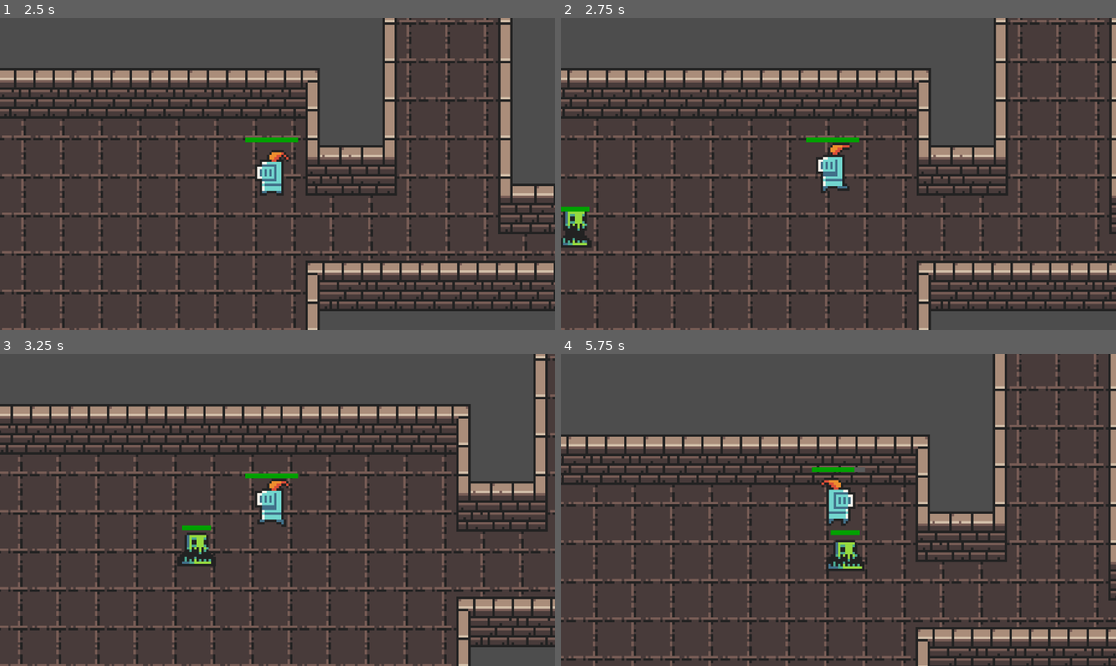
Above: before the commit, frames 1-4 (two rows, left to right).
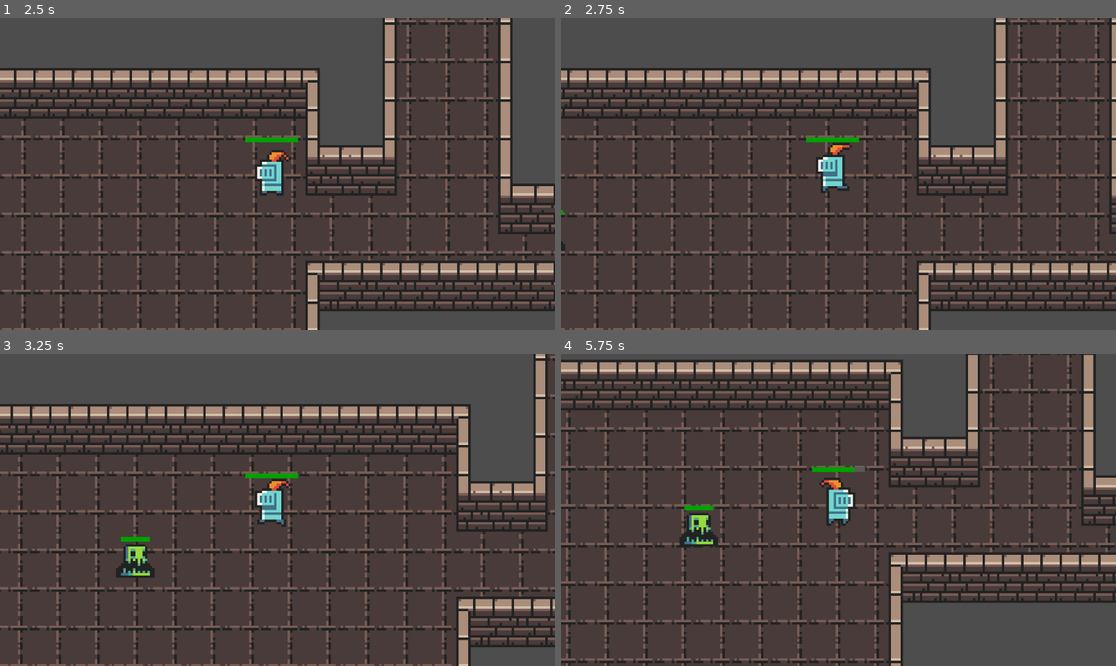
Above: after the commit, the same moments.

Repository: the-random-1/first-godot-game
Game: Godot game, scene res://scenes/main.tscn
Same seed, same stepped clock (60 frames per second), same inputs: the game is played once before the commit and once after it.
Inputs (mouse positions are in pixels of both pictures, inside the frame that each line leads up to):
- Up to frame 1 (2.5 s): move the mouse to (249, 236) at 0.52 s; hold Space (attack) 0.53-1.28 s; hold W (move_up) 0.53-2.03 s; move the mouse to (444, 220) at 1.27 s; tap E (interact) at 1.35 s; move the mouse to (111, 127) at 2.02 s; hold A (move_left) from 2.03 s (still down); hold Space (attack) from 2.03 s (still down)
- Up to frame 2 (2.75 s): keep holding A (move_left); keep holding Space (attack)
- Up to frame 3 (3.25 s): keep holding A (move_left); move the mouse to (305, 510) at 2.77 s; release Space (attack) at 2.78 s; tap E (interact) at 2.85 s
- Up to frame 4 (5.75 s): move the mouse to (755, 432) at 3.52 s; release A (move_left) at 3.53 s; hold S (move_down) 3.53-4.28 s; hold Space (attack) 3.53-4.28 s; move the mouse to (960, 494) at 4.27 s; hold D (move_right) 4.28-5.03 s; tap E (interact) at 4.35 s; move the mouse to (727, 525) at 5.02 s; hold W (move_up) from 5.03 s (still down); hold Space (attack) from 5.03 s (still down)

Frame 1 is identical in both runs. In frame 2, 0.6% of the frame differs, in the area x 0-6%, y 60-75%; in frame 3, 1.2%; in frame 4, 44%, in the area x 0-100%, y 0-100%.

Commit message:
fix slime jump (almost)

Diff:
--- a/3rd project/cool-game/scenes/slime.tscn
+++ b/3rd project/cool-game/scenes/slime.tscn
@@ -64,9 +64,6 @@
 }, {
 "frames": [{
 "duration": 1.0,
-"texture": SubResource("AtlasTexture_fd6lc")
-}, {
-"duration": 1.0,
 "texture": SubResource("AtlasTexture_a02ik")
 }],
 "loop": false,
@@ -109,7 +106,7 @@
 
 [node name="AnimatedSprite2D" type="AnimatedSprite2D" parent="." unique_id=1447308804]
 sprite_frames = SubResource("SpriteFrames_pu8ps")
-animation = &"stunned"
+animation = &"jump"
 
 [node name="CollisionShape2D" type="CollisionShape2D" parent="." unique_id=2065690859]
 visible = false
--- a/3rd project/cool-game/scripts/slime.gd
+++ b/3rd project/cool-game/scripts/slime.gd
@@ -2,8 +2,7 @@
 class_name Slime
 
 var wasinchase := false
-var jumpwindup := false
-var jumpspeed := 20.0
+var jumpspeed := 100.0
 
 signal slimehit(dmg: float)
 
@@ -27,7 +26,7 @@
 var jump_attack_damage := 40.0
 
 func _enemyinit() -> void:
-	speed = 70.0
+	speed = 40.0
 	max_health = 45.0
 	health = max_health
 	damage = 20.0
@@ -60,16 +59,15 @@
 		wasinchase = false
 
 func _attempt_jump() -> void:
-	if isplayerinboundedarea() && global_position.distance_to(%Player.global_position) > 40:
-		jumpwindup = true
+	var destination: Vector2 = %Player.global_position
+	if isplayerinboundedarea() && global_position.distance_to(destination) > 40 && destination.x != global_position.x:
 		changestate(_STATES.JUMP)
-		destination = %Player.global_position
 		# Math
 		var x1 := global_position.x
 		var y1 := global_position.y
 		var x2 := destination.x
 		var y2 := destination.y
-		var a := 7.0 / absf(x1 - x2)
+		var a := 2.0 / absf(x1 - x2)
 		var b := (y1 - y2 - a * (x1 ** 2 - x2 ** 2)) / (x1 - x2)
 		var c := y1 - a * x1 ** 2 - b * x1
 		print(global_position)
@@ -77,24 +75,21 @@
 		print(a)
 		print(b)
 		print(c)
-		await get_tree().create_timer(2 / 3).timeout
-		jumpwindup = false
 		var tween = get_tree().create_tween()
 
-		tween.tween_method(calculateTrajectory.bind(a, b, c), x1, x2, absf(x1 - x2) / jumpspeed)
-		tween.tween_callback(func(): changestate(_STATES.IDLE)).set_delay(absf(x1 - x2) / jumpspeed)
+		tween.tween_method(calculateTrajectory.bind(a, b, signf(x2 - x1)), x1, x2, absf(x1 - x2) / jumpspeed)
+		tween.tween_callback(func(): changestate(_STATES.IDLE))
 	else:
 		$WaitForJumpTimer.start()
 
-func calculateTrajectory(x1: float, a: float, b: float, c: float) -> void:
+func calculateTrajectory(x: float, a: float, b: float, dir: float) -> void:
+	var x1 := global_position.x
+	print(x - x1)
 	var slope := 2 * a * x1 + b
-	print(slope)
 	var den := sqrt(1 + slope ** 2)
-	forces[0] = Vector2(1 / den, slope / den) * jumpspeed
-	#global_position = Vector2(x1, a * (x1 ** 2) + b * x1 + c)
+	forces[0] = Vector2(1 / den, slope / den) * jumpspeed * dir
 
 func _process(delta: float) -> void:
-	#if state != _STATES.JUMP:
 	move_with_velocity(delta, state != _STATES.JUMP)
 	if isplayerinboundedarea():
 		if state == _STATES.IDLE || state == _STATES.WALK:
